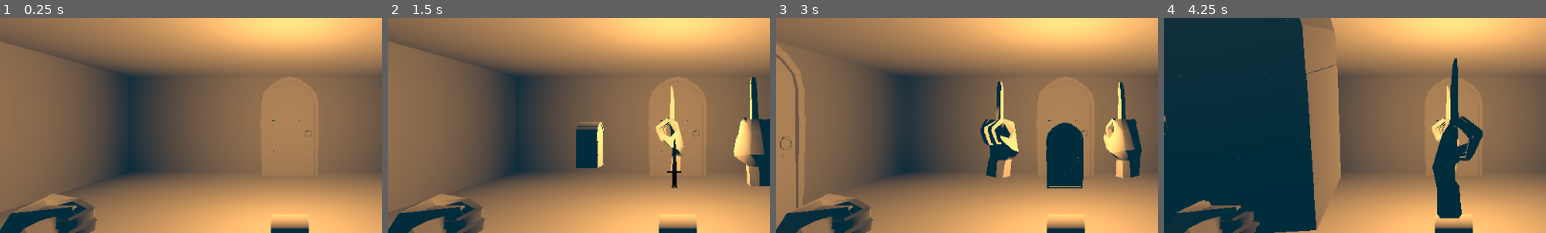
Above: before the commit, frames 1-4 (left to right).
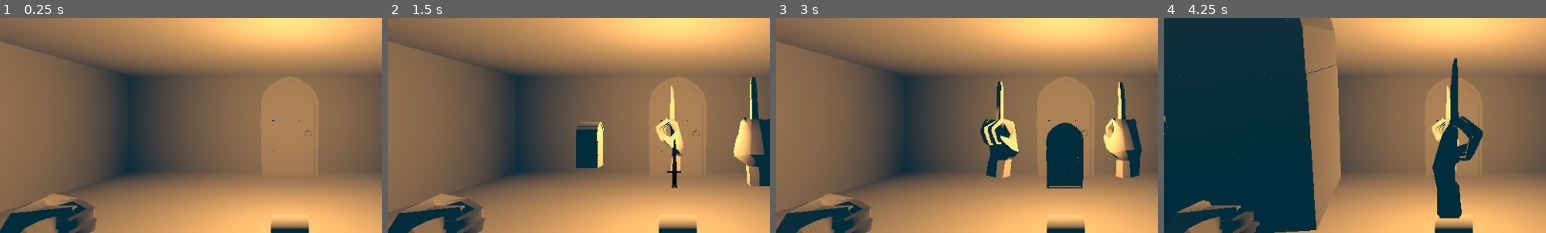
Above: after the commit, the same moments.

Repository: KoolDouds/GGJ-2025
Game: Godot game, scene res://game.tscn
Two runs of this game, one before a commit and one after it. Both use one fixed random seed, a clock stepped at 60 frames per second and the inputs below.
Inputs:
- Up to frame 1 (0.25 s): no input
- Up to frame 2 (1.5 s): tap Enter at 0.5 s; hold Right (right) 0.53-1.28 s; tap Keypad 5 (center) at 0.6, 1.35 s; tap Space at 1.25 s; hold Down (back) from 1.28 s (still down)
- Up to frame 3 (3 s): tap Enter at 2 s; release Down (back) at 2.03 s; hold Right (right) 2.03-2.78 s; tap Keypad 5 (center) at 2.1, 2.85 s; tap Space at 2.75 s; hold Up (forward) from 2.78 s (still down)
- Up to frame 4 (4.25 s): tap Enter at 3.5 s; release Up (forward) at 3.53 s; hold Left (left) from 3.53 s (still down); tap Keypad 5 (center) at 3.6 s
The pictures show only the part of the screen within x 0-50%, y 26-76%; the shares and areas given below are measured in that part.

The runs differ from the first frame. In frame 3, 4.9% of the frame differs, in the area x 0-8%, y 12-97%; in frame 4, nothing differs.

Commit message:
map tuto

Diff:
--- a/DungeonCrawling/crawling.tscn
+++ b/DungeonCrawling/crawling.tscn
@@ -35,23 +35,14 @@
 [node name="Room4" parent="Center" instance=ExtResource("2_buovi")]
 transform = Transform3D(1, 0, 0, 0, 1, 0, 0, 0, 1, -30, 0, 1.31134e-06)
 
-[node name="Loot" parent="Center/Room4" instance=ExtResource("3_xin1e")]
-weapon = ExtResource("4_qh8di")
-
 [node name="Room8" parent="Center" instance=ExtResource("2_buovi")]
 transform = Transform3D(1, 0, 0, 0, 1, 0, 0, 0, 1, -20, 0, -10)
-
-[node name="Loot" parent="Center/Room8" instance=ExtResource("3_xin1e")]
-weapon = ExtResource("4_qh8di")
 
 [node name="Room9" parent="Center" instance=ExtResource("2_buovi")]
 transform = Transform3D(1, 0, 0, 0, 1, 0, 0, 0, 1, -30, 0, -10)
 
-[node name="Loot" parent="Center/Room9" instance=ExtResource("3_xin1e")]
-weapon = ExtResource("4_qh8di")
-
 [node name="Room5" parent="Center" instance=ExtResource("2_buovi")]
-transform = Transform3D(1, 0, 0, 0, 1, 0, 0, 0, 1, -10, 0, 10)
+transform = Transform3D(1, 0, 0, 0, 1, 0, 0, 0, 1, -10, 0, 20)
 
 [node name="Loot" parent="Center/Room5" instance=ExtResource("3_xin1e")]
 weapon = ExtResource("4_qh8di")
@@ -59,11 +50,11 @@
 [node name="Room6" parent="Center" instance=ExtResource("2_buovi")]
 transform = Transform3D(1, 0, 0, 0, 1, 0, 0, 0, 1, -20, 0, 10)
 
-[node name="Loot" parent="Center/Room6" instance=ExtResource("3_xin1e")]
-weapon = ExtResource("4_qh8di")
+[node name="Room10" parent="Center" instance=ExtResource("2_buovi")]
+transform = Transform3D(1, 0, 0, 0, 1, 0, 0, 0, 1, -20, 0, 20)
 
 [node name="Room7" parent="Center" instance=ExtResource("2_buovi")]
-transform = Transform3D(1, 0, 0, 0, 1, 0, 0, 0, 1, -30, 0, 10)
+transform = Transform3D(1, 0, 0, 0, 1, 0, 0, 0, 1, -30, 0, 20)
 
 [node name="Loot" parent="Center/Room7" instance=ExtResource("3_xin1e")]
 weapon = ExtResource("4_qh8di")
